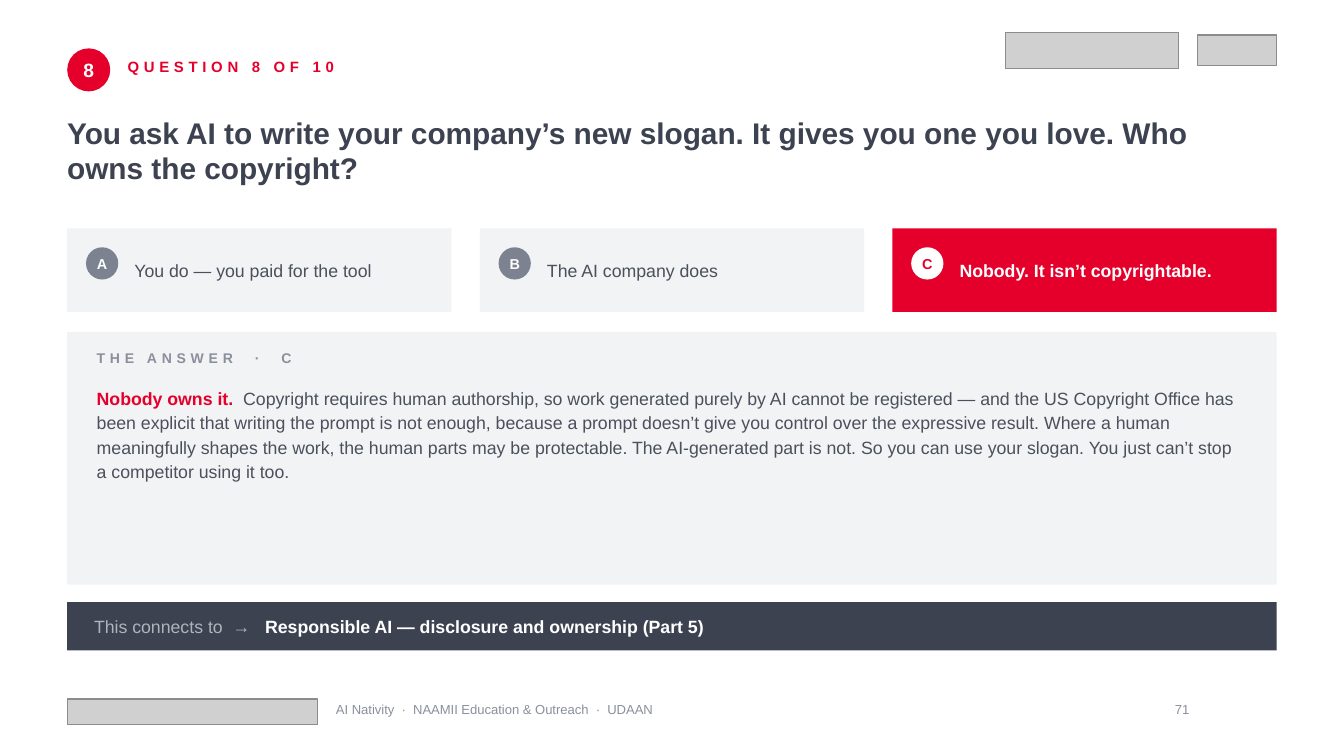
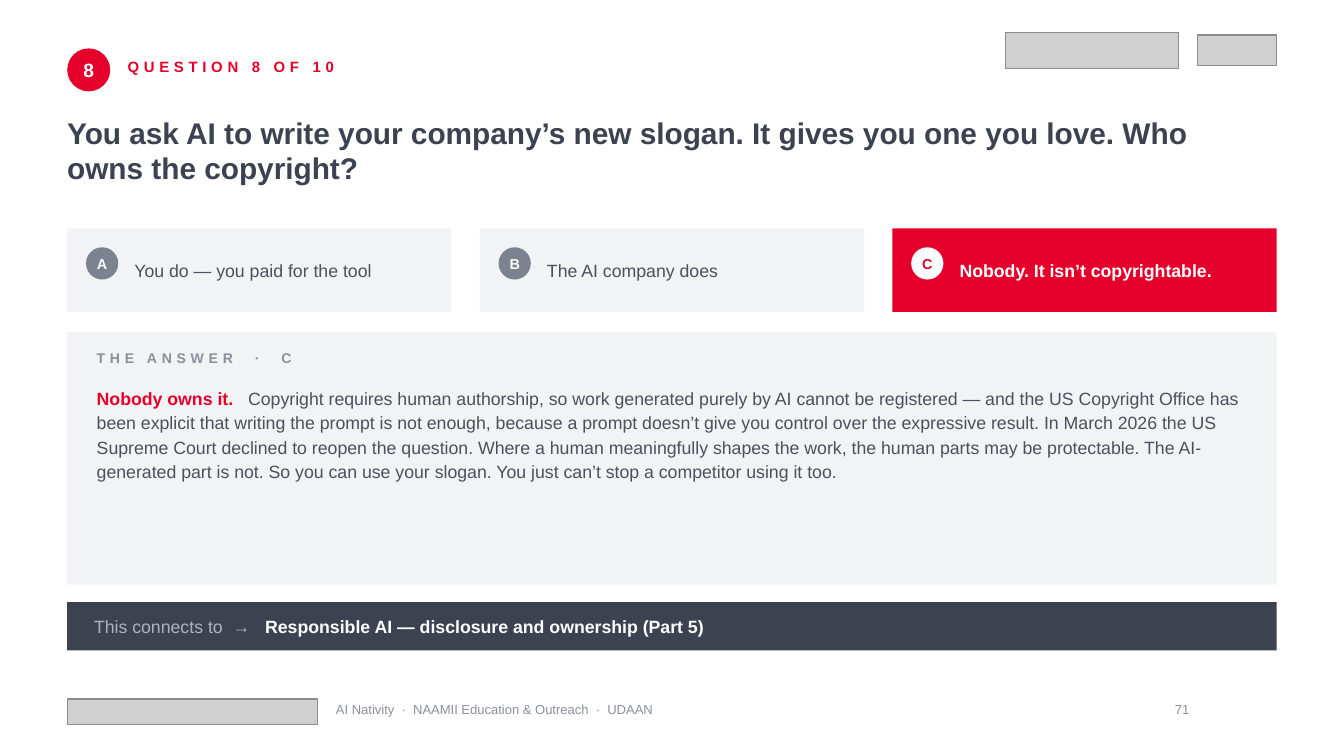
Before and after one commit to gitparihub-NAAMII/EU-UDAAN, a slide deck: slide 71 of AI Native/6-workshops/ai-nativity-2026/final/deck/ai-nativity-2026.pptx. Drawn at 1344x756 pixels with LibreOffice and Linux fonts; fonts in the diff are those of the drawing; grey boxes stand for pictures; background and template pictures are left out. Boxes give left, top, right and bottom in pixels: in the first picture for what was removed or moved away, otherwise in the second. Text is boxed around its words. In the diff, an @@ line names an element or a change of style, - is before the commit and + after.

```diff
--- a/AI Native/6-workshops/ai-nativity-2026/final/deck/ai-nativity-2026.pptx
+++ b/AI Native/6-workshops/ai-nativity-2026/final/deck/ai-nativity-2026.pptx
@@ text at <box>97,392,1239,482</box>: text changed @@
-Nobody owns it. Copyright requires human authorship, so work generated purely by AI cannot be registered — and the US Copyright Office has been explicit that writing the prompt is not enough, because a prompt doesn’t give you control over the expressive result. Where a human meaningfully shapes the work, the human parts may be protectable. The AI-generated part is not. So you can use your slogan. You just can’t stop a competitor using it too.
+Nobody owns it. Copyright requires human authorship, so work generated purely by AI cannot be registered — and the US Copyright Office has been explicit that writing the prompt is not enough, because a prompt doesn’t give you control over the expressive result. In March 2026 the US Supreme Court declined to reopen the question. Where a human meaningfully shapes the work, the human parts may be protectable. The AI-generated part is not. So you can use your slogan. You just can’t stop a competitor using it too.
```
Also in this commit, not shown: 15 other slides changed, 5 other files.
